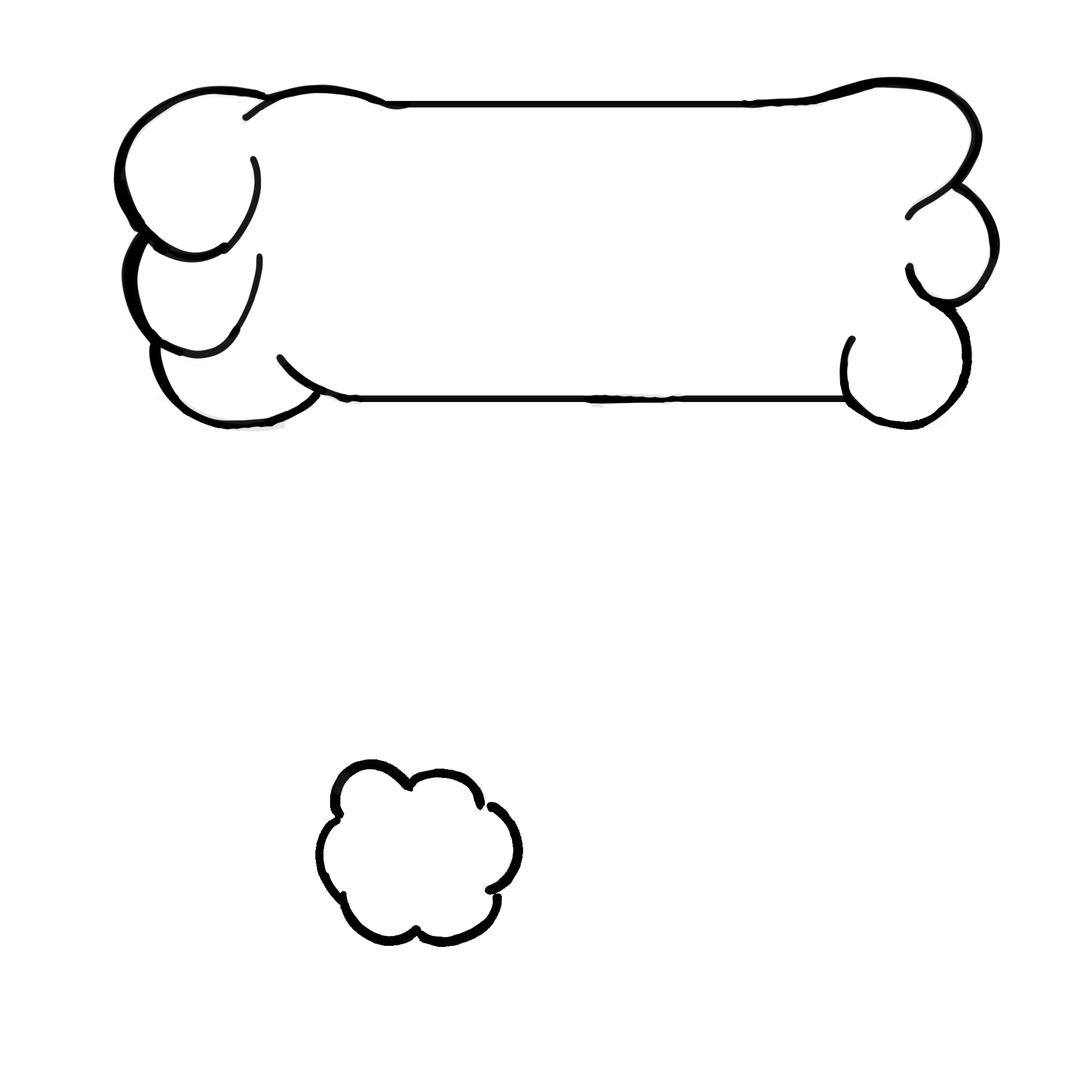
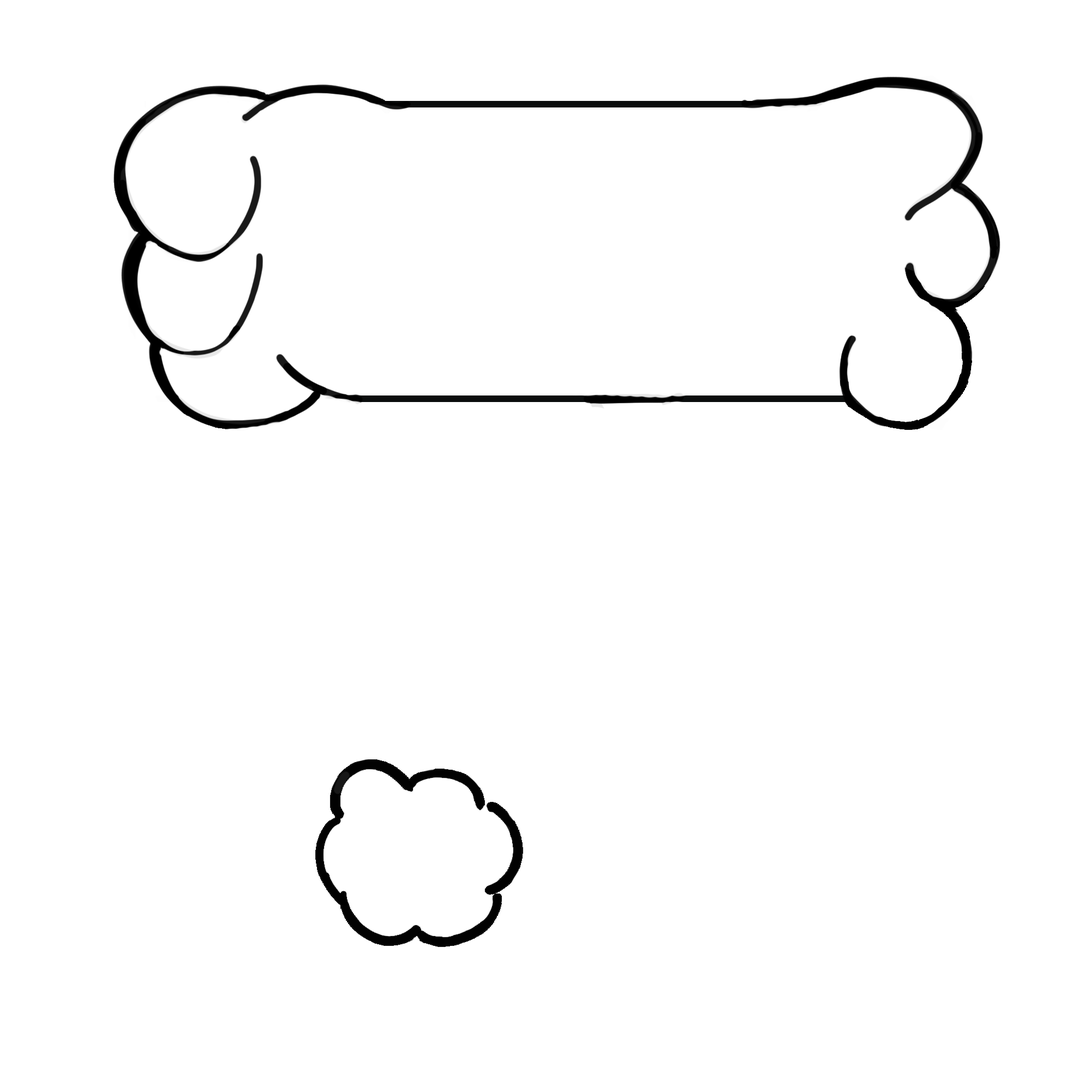
The second 1091px x 1091px image is a revision of the first. Changes to its layers:
painted on "Rectángulo 1" over [124, 170, 358, 432]
